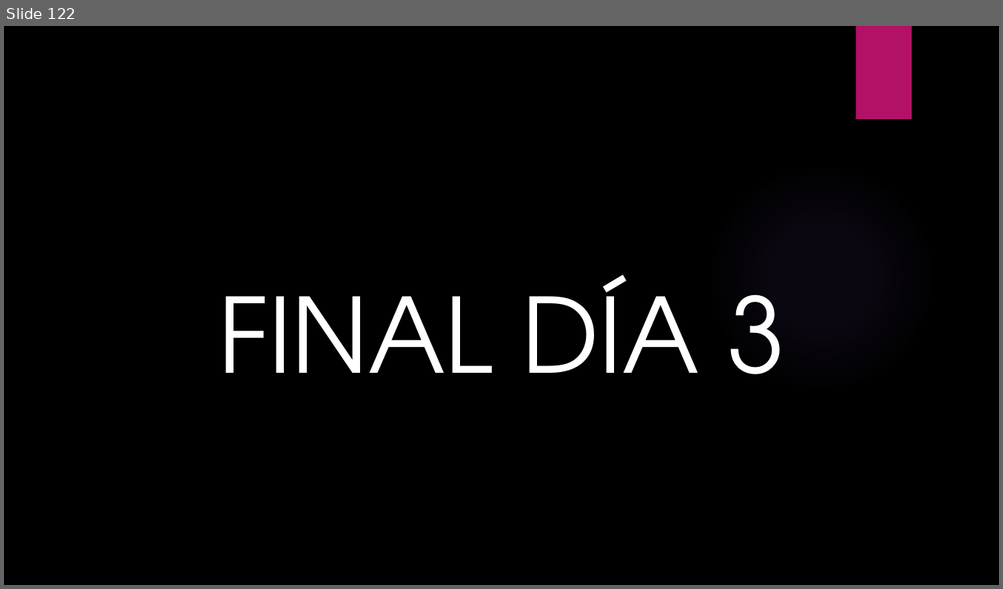
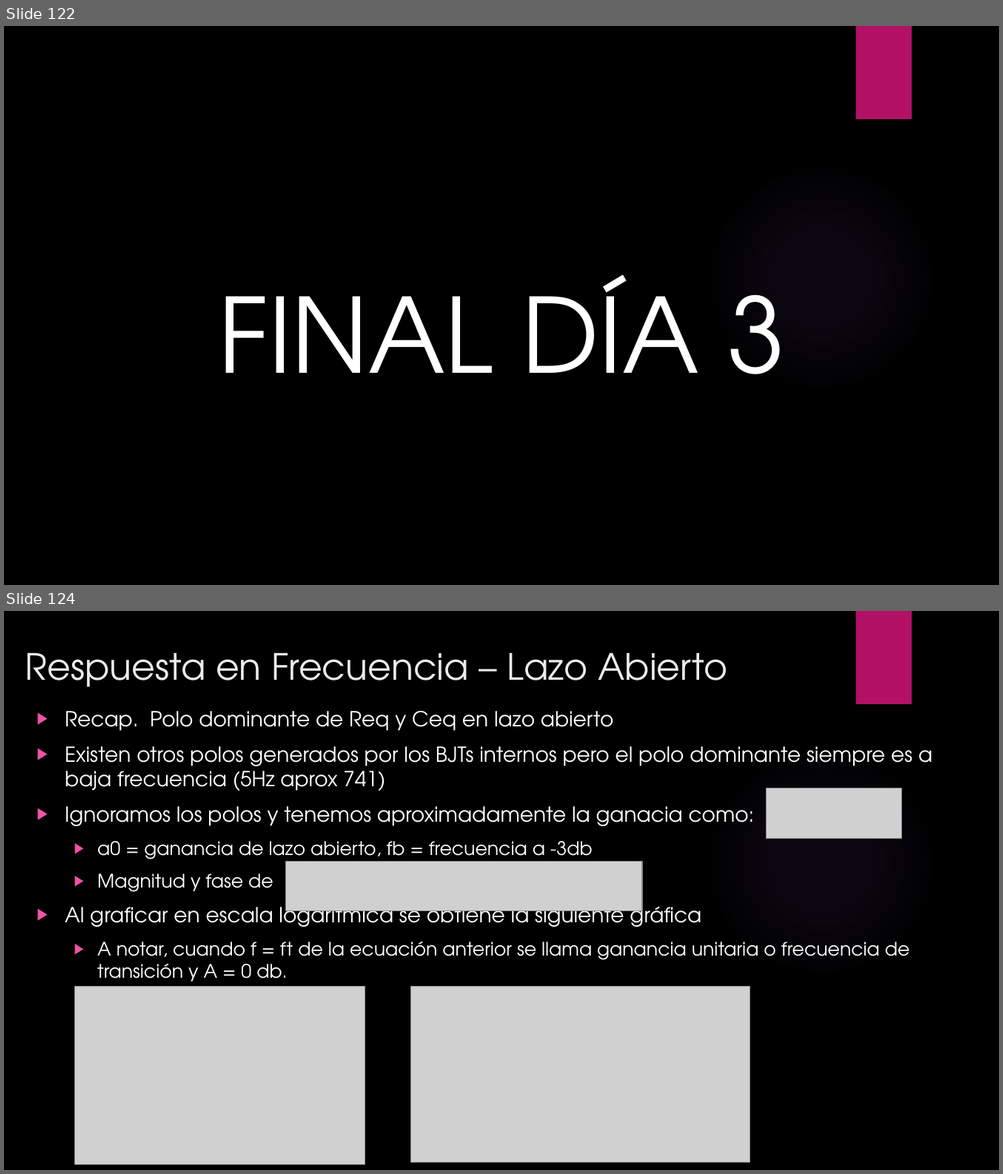
Before and after one commit to ulatinaedupa/ElectronicsII, a slide deck: Presentación/Electronica II.pptx. Shown one above the other, each under a label of ours: slide 122 before the commit, slides 122 and 124 after it; the slides between them are not shown. The pictures are 1003x589 and 1003x1174 pixels, drawn with LibreOffice and Linux fonts; fonts in the diff are those of the drawing; grey boxes stand for pictures; background and template pictures are left out. Boxes give left, top, right and bottom in pixels: in the first picture for what was removed or moved away, otherwise in the second. Text is boxed around its words. In the diff, an @@ line names an element or a change of style, - is before the commit and + after.

```diff
--- a/Presentación/Electronica II.pptx
+++ b/Presentación/Electronica II.pptx
@@ slide 124 added at [4, 611, 999, 1170], background picture (left out); not listed: 2 template elements that a slide beside it also shows @@
@@ title added at [25, 652, 727, 687], 35 pt, text #EBEBEB @@
+Respuesta en Frecuencia – Lazo Abierto
@@ text added at [65, 711, 932, 987], 20 pt, text #FFFFFF @@
+▶ Recap. Polo dominante de Req y Ceq en lazo abierto
+▶ Existen otros polos generados por los BJTs internos pero el polo dominante siempre es a baja frecuencia (5Hz aprox 741)
+▶ Ignoramos los polos y tenemos aproximadamente la ganacia como:
+  ▶ a0 = ganancia de lazo abierto, fb = frecuencia a -3db
+  ▶ Magnitud y fase de
+▶ Al graficar en escala logarítmica se obtiene la siguiente gráfica
+  ▶ A notar, cuando f = ft de la ecuación anterior se llama ganancia unitaria o frecuencia de transición y A = 0 db.
@@ picture added at [765, 789, 902, 839] @@
@@ picture added at [286, 862, 643, 911] @@
@@ picture added at [75, 986, 365, 1165] @@
@@ picture added at [410, 986, 749, 1162] @@
```
Also in this commit, not shown: 34 other slides added.
